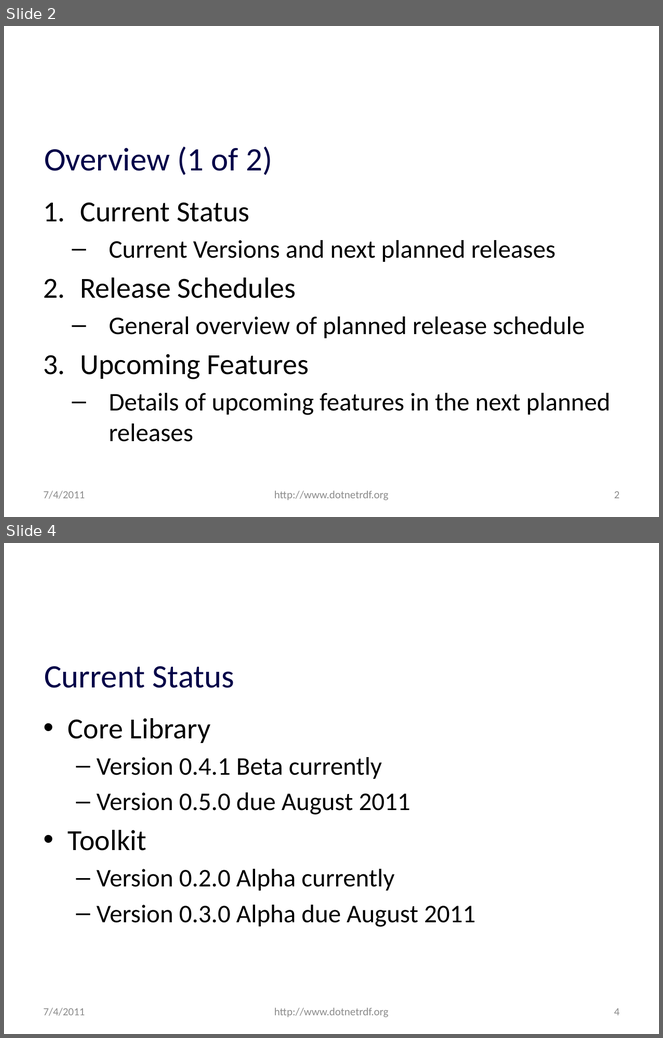
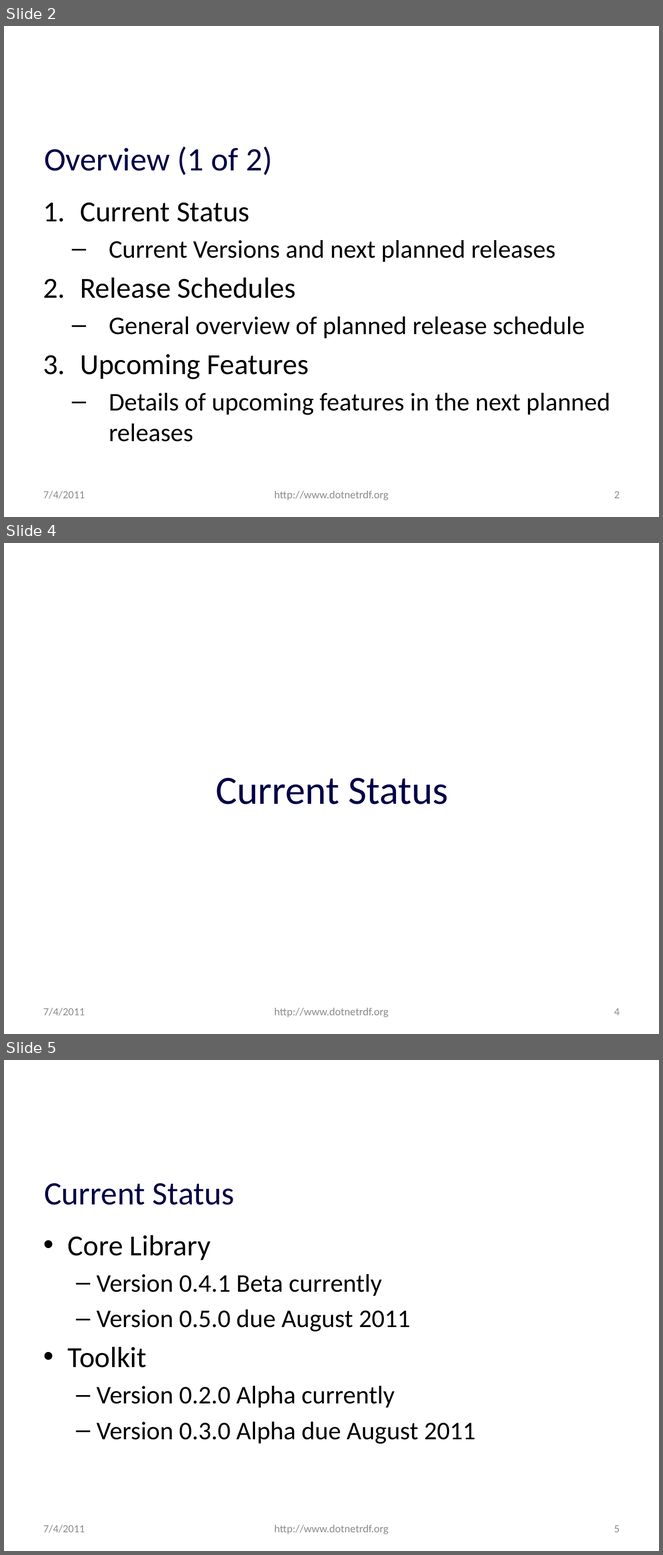
Before and after one commit to JohnGoldsmith/dotnetrdf-wiki, a slide deck: Slides/Roadmap.pptx. Shown one above the other, each under a label of ours: slides 2 and 4 before the commit, slides 2, 4 and 5 after it; the slides between them are not shown. The pictures are 663x1038 and 663x1555 pixels, drawn with LibreOffice and Linux fonts; fonts in the diff are those of the drawing; background and template pictures are left out. Boxes give left, top, right and bottom in pixels: in the first picture for what was removed or moved away, otherwise in the second. Text is boxed around its words. In the diff, an @@ line names an element or a change of style, - is before the commit and + after.

```diff
--- a/Slides/Roadmap.pptx
+++ b/Slides/Roadmap.pptx
@@ slide 4 added at (x1=4, y1=543, x2=659, y2=1034), background #FFFFFF @@
@@ title added at (x1=216, y1=778, x2=449, y2=805), 44 pt, text #010147 @@
+Current Status
@@ text added at (x1=44, y1=1008, x2=85, y2=1016), 12 pt, text #8C8C8C @@
+7/4/2011
@@ text added at (x1=274, y1=1008, x2=389, y2=1018), 12 pt, text #8C8C8C @@
+http://www.dotnetrdf.org
@@ page number added at (x1=614, y1=1008, x2=620, y2=1016), 12 pt, text #8C8C8C @@
+4
@@ what was slide 4 is now slide 5 @@
@@ page number at (x1=614, y1=1525, x2=620, y2=1533): text changed @@
-4
+5
```
Also in this commit, not shown: 6 slides changed, 1 other slide added.
